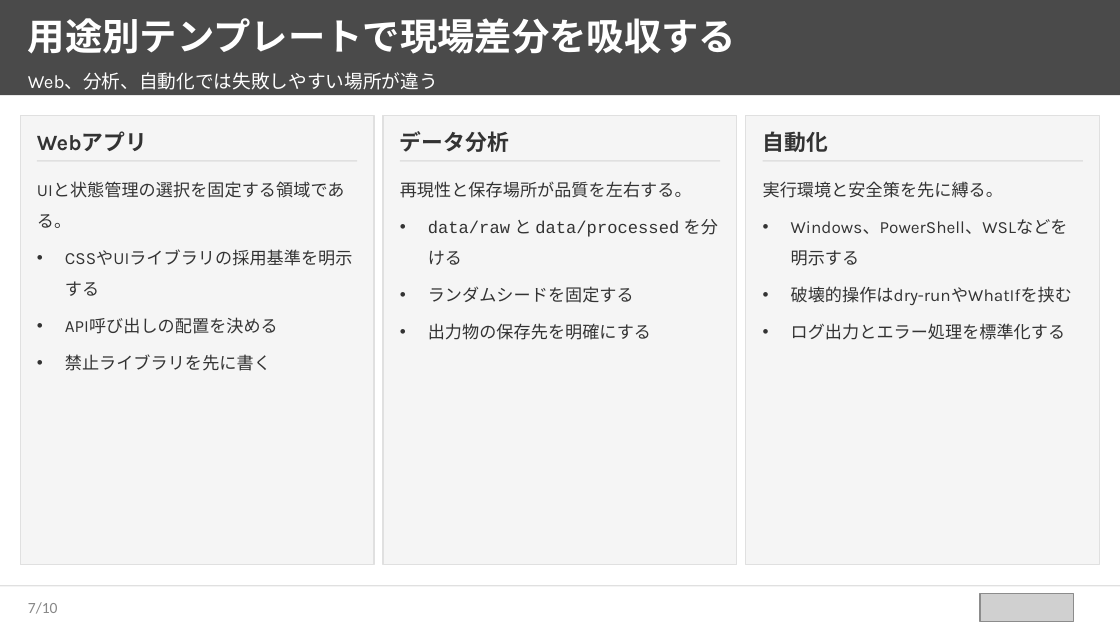
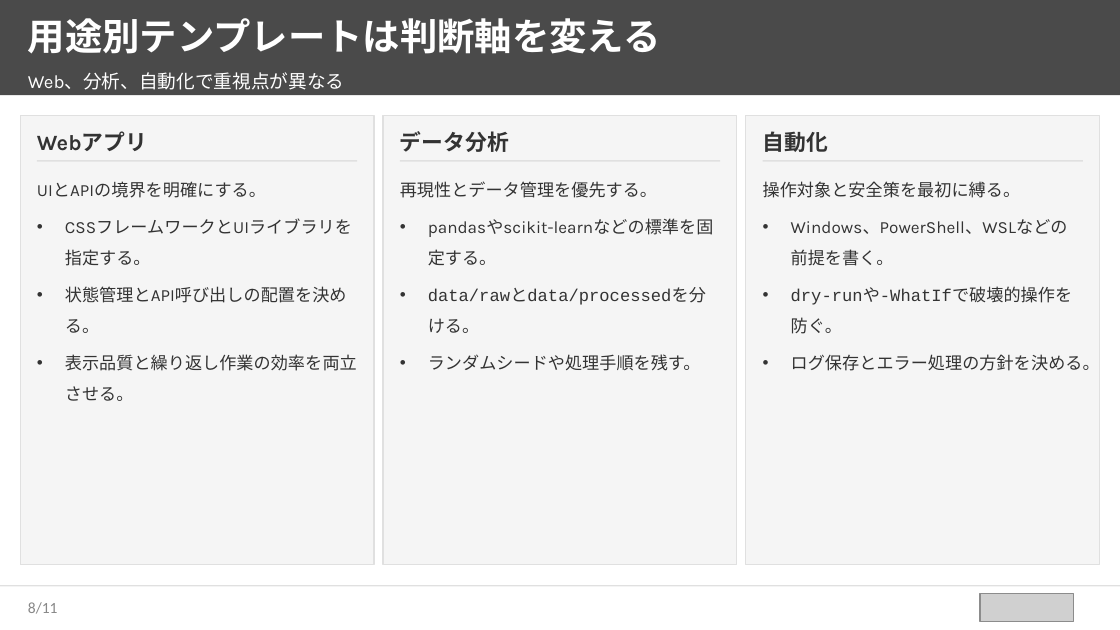
Before and after one commit to takuya109048/html2pptx, a slide deck: slide 9 of sample_source_deck.pptx (slide 8 before the commit). Drawn at 1120x630 pixels with LibreOffice and Linux fonts; fonts in the diff are those of the drawing; grey boxes stand for pictures. Boxes give left, top, right and bottom in pixels: in the first picture for what was removed or moved away, otherwise in the second. Text is boxed around its words. In the diff, an @@ line names an element or a change of style, - is before the commit and + after.

```diff
--- a/sample_source_deck.pptx
+++ b/sample_source_deck.pptx
@@ text at [28, 18, 660, 54]: text changed @@
-用途別テンプレートで現場差分を吸収する
+用途別テンプレートは判断軸を変える
@@ text at [28, 72, 345, 90]: text changed @@
-Web、分析、自動化では失敗しやすい場所が違う
+Web、分析、自動化で重視点が異なる
@@ text at [37, 181, 357, 401]: text changed @@
-UIと状態管理の選択を固定する領域である。
-• CSSやUIライブラリの採用基準を明示する
-• API呼び出しの配置を決める
-• 禁止ライブラリを先に書く
+UIとAPIの境界を明確にする。
+• CSSフレームワークとUIライブラリを指定する。
+• 状態管理とAPI呼び出しの配置を決める。
+• 表示品質と繰り返し作業の効率を両立させる。
@@ text at [400, 181, 714, 371]: text changed @@
-再現性と保存場所が品質を左右する。
-• data/raw と data/processed を分ける
-• ランダムシードを固定する
-• 出力物の保存先を明確にする
+再現性とデータ管理を優先する。
+• pandasやscikit-learnなどの標準を固定する。
+• data/rawとdata/processedを分ける。
+• ランダムシードや処理手順を残す。
@@ text at [763, 181, 1100, 371]: text changed @@
-実行環境と安全策を先に縛る。
-• Windows、PowerShell、WSLなどを明示する
-• 破壊的操作はdry-runやWhatIfを挟む
-• ログ出力とエラー処理を標準化する
+操作対象と安全策を最初に縛る。
+• Windows、PowerShell、WSLなどの前提を書く。
+• dry-runや-WhatIfで破壊的操作を防ぐ。
+• ログ保存とエラー処理の方針を決める。
@@ page number at [28, 602, 58, 614]: text changed @@
-7/10
+8/11
```
Also in this commit, not shown: 8 other slides changed, 2 slides added, 1 slide removed, 2 other files.
